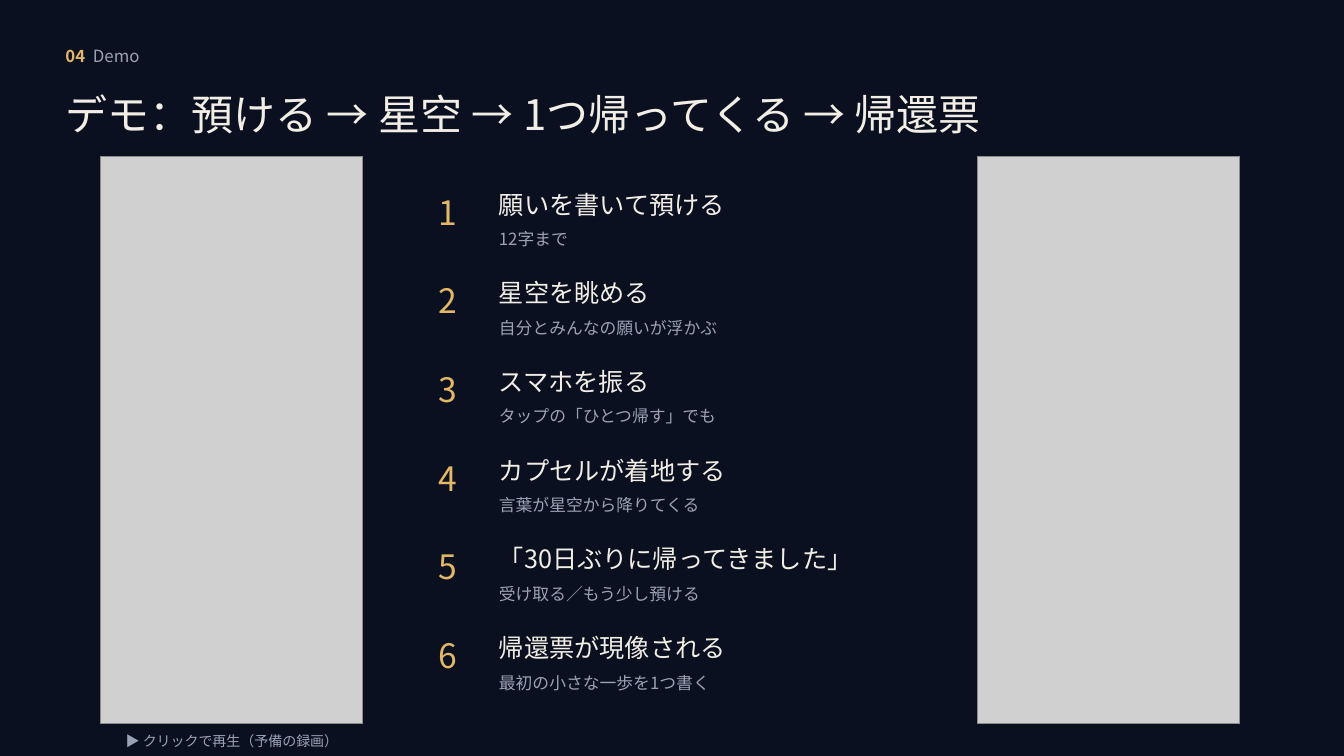
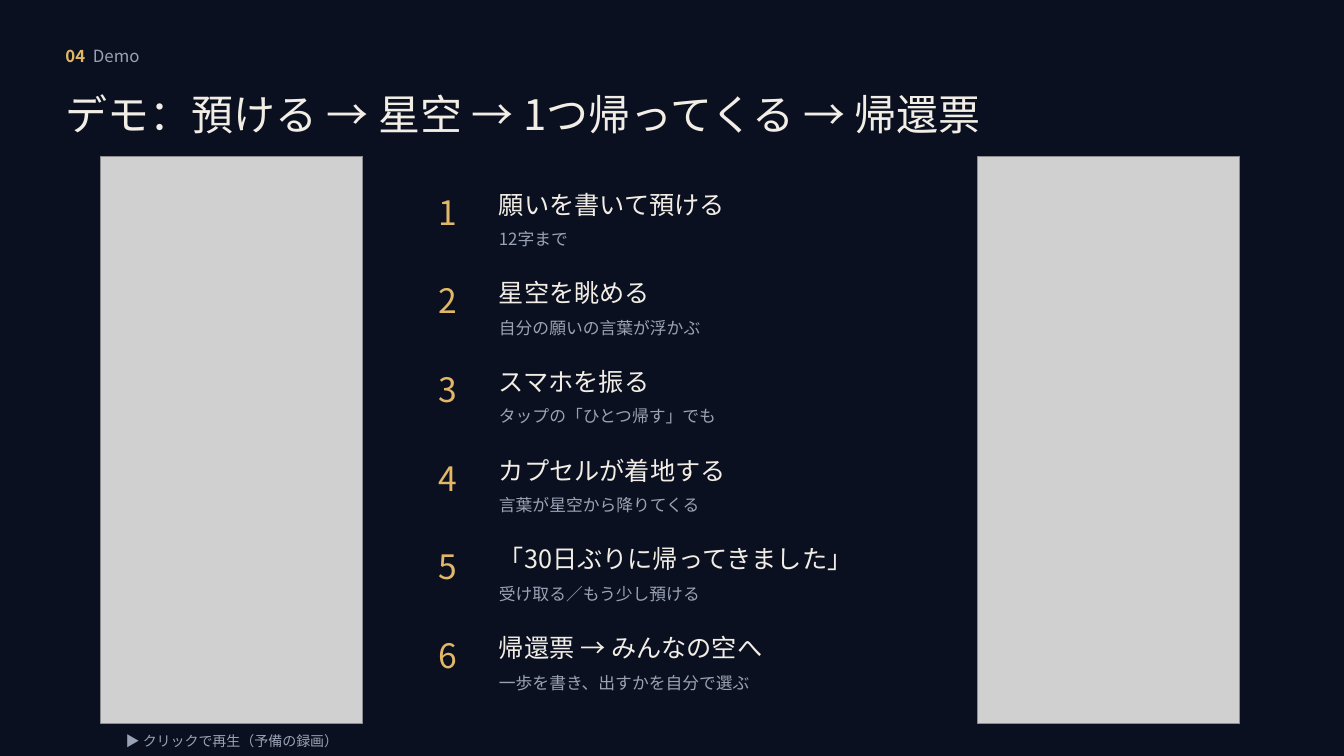
Before and after one commit to mai-san447/hello-earth-25143, a slide deck: slide 5 of deliverables/2026-10-11-gga-selection/MORUNE25143_GGAセレクション_2026-10-11.pptx. Drawn at 1344x756 pixels with LibreOffice and Linux fonts; fonts in the diff are those of the drawing; grey boxes stand for pictures. Boxes give left, top, right and bottom in pixels: in the first picture for what was removed or moved away, otherwise in the second. Text is boxed around its words. In the diff, an @@ line names an element or a change of style, - is before the commit and + after.

```diff
--- a/deliverables/2026-10-11-gga-selection/MORUNE25143_GGAセレクション_2026-10-11.pptx
+++ b/deliverables/2026-10-11-gga-selection/MORUNE25143_GGAセレクション_2026-10-11.pptx
@@ text at [499,320,700,336]: text changed @@
-自分とみんなの願いが浮かぶ
+自分の願いの言葉が浮かぶ
@@ text at [499,636,762,659]: text changed @@
-帰還票が現像される
+帰還票 → みんなの空へ
@@ text at [499,675,750,691]: text changed @@
-最初の小さな一歩を1つ書く
+一歩を書き、出すかを自分で選ぶ
```
Also in this commit, not shown: 2 other slides changed, 22 other files.
